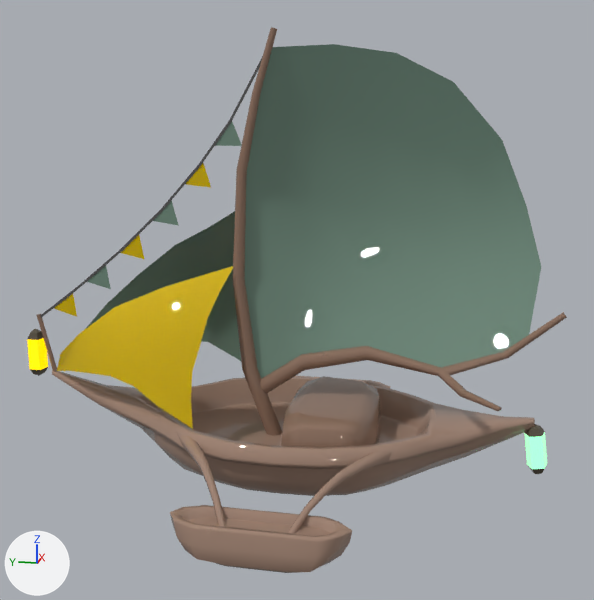
Renders of the FBX model master/Assets/Models/boat_main.fbx from each side of a commit.
One viewpoint serves both versions: a 50 mm camera at (-3.18, -0.65, 1.49) aimed at (-0.02, -0.02, 0.69). Lighting does not change. The marker at lower left points along +X, +Y and +Z. Where no turn or scale is listed for an object, it has been applied to the vertices.

Names of what the first picture shows: 'boatMain_geo', 'flag_geo', 'flag_geo1', 'flag_geo2', 'flag_geo3', 'flag_geo4', 'flag_geo5', 'house_geo', 'lamp_geo2', 'mast1_geo', 'mast_geo', 'pCube5', 'pCylinder1', 'pCylinder2', 'rope_geo', 'sail_geo', 'sail_small_r_geo', 'sail_small_r_geo1'.
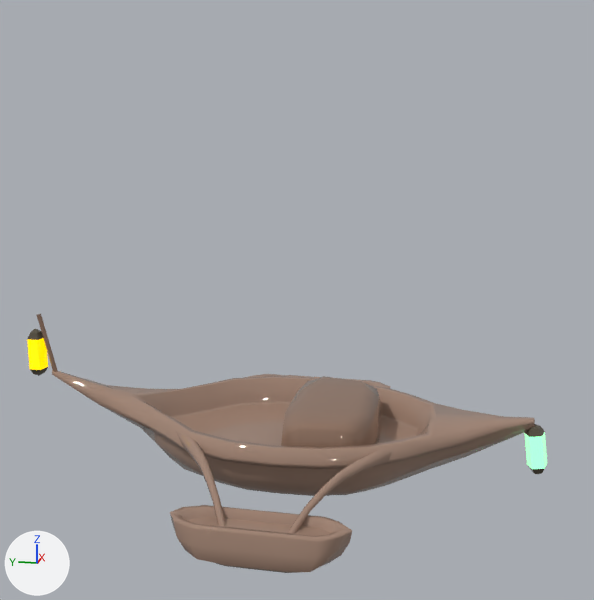
Boxes (x1, y1, x2, y2) around the edits, measured in the pictures (594 x 600 px):
'sail_geo', deleted (green): before (244, 44, 541, 379)
'sail_small_r_geo1', deleted (yellow): before (57, 266, 233, 429)
'sail_small_r_geo', deleted: before (56, 211, 241, 371)
'mast_geo', deleted (brown): before (232, 27, 282, 436)
'mast1_geo', deleted (brown): before (260, 312, 567, 411)
'rope_geo', deleted: before (40, 56, 263, 318)
'flag_geo5', deleted: before (215, 122, 242, 146)
'flag_geo4', deleted: before (186, 163, 211, 188)
'flag_geo3', deleted: before (153, 200, 179, 226)
'flag_geo2', deleted: before (120, 235, 144, 259)
'flag_geo1', deleted: before (87, 266, 111, 289)
'flag_geo', deleted: before (53, 293, 77, 317)

Diff of the bpy script that builds the scene:
```diff
--- a/master/Assets/Models/boat_main.fbx.py
+++ b/master/Assets/Models/boat_main.fbx.py
@@ ob_sail_small_r_geo1 @@
-ob_sail_small_r_geo1 = bpy.data.objects.new('sail_small_r_geo1', me_mesh_008)
-ob_sail_small_r_geo1.parent = ob_sail_grp
-ob_sail_small_r_geo1.location = (-0.461, 1.83, -2.222)
-ob_sail_small_r_geo1.rotation_euler = (-3.142, 0.0, 0.0)  # degrees (-180, 0, 0)
-ob_sail_small_r_geo1.scale = (-0.0296, -0.0296, -0.0296)
@@ ob_flag_geo @@
-ob_flag_geo = bpy.data.objects.new('flag_geo', me_mesh_011)
-ob_flag_geo.location = (0.0, 0.991, 0.628)
@@ ob_flag_geo1 @@
-ob_flag_geo1 = bpy.data.objects.new('flag_geo1', me_mesh_012)
-ob_flag_geo1.location = (0.0, 0.831, 0.756)
@@ ob_flag_geo4 @@
-ob_flag_geo4 = bpy.data.objects.new('flag_geo4', me_mesh_015)
-ob_flag_geo4.location = (0.0, 0.385, 1.186)
@@ ob_rope_geo @@
-ob_rope_geo = bpy.data.objects.new('rope_geo', me_mesh_002)
-ob_rope_geo.location = (0.002, 0.495, 0.971)
@@ ob_sail_small_r_geo @@
-ob_sail_small_r_geo = bpy.data.objects.new('sail_small_r_geo', me_mesh_007)
-ob_sail_small_r_geo.location = (0.14, 0.534, 0.653)
@@ ob_flag_geo3 @@
-ob_flag_geo3 = bpy.data.objects.new('flag_geo3', me_mesh_014)
-ob_flag_geo3.location = (0.0, 0.526, 1.031)
@@ ob_mast_geo @@
-ob_mast_geo = bpy.data.objects.new('mast_geo', me_mesh_003)
-ob_mast_geo.location = (0.0, 0.07, 0.084)
@@ ob_mast1_geo @@
-ob_mast1_geo = bpy.data.objects.new('mast1_geo', me_mesh_004)
-ob_mast1_geo.location = (0.0, 0.137, 0.294)
@@ ob_sail_geo @@
-ob_sail_geo = bpy.data.objects.new('sail_geo', me_mesh_005)
-ob_sail_geo.location = (-0.03, 0.185, 0.498)
@@ ob_flag_geo5 @@
-ob_flag_geo5 = bpy.data.objects.new('flag_geo5', me_mesh_016)
-ob_flag_geo5.location = (0.0, 0.259, 1.347)
@@ ob_flag_geo2 @@
-ob_flag_geo2 = bpy.data.objects.new('flag_geo2', me_mesh_013)
-ob_flag_geo2.location = (0.0, 0.676, 0.889)
```
